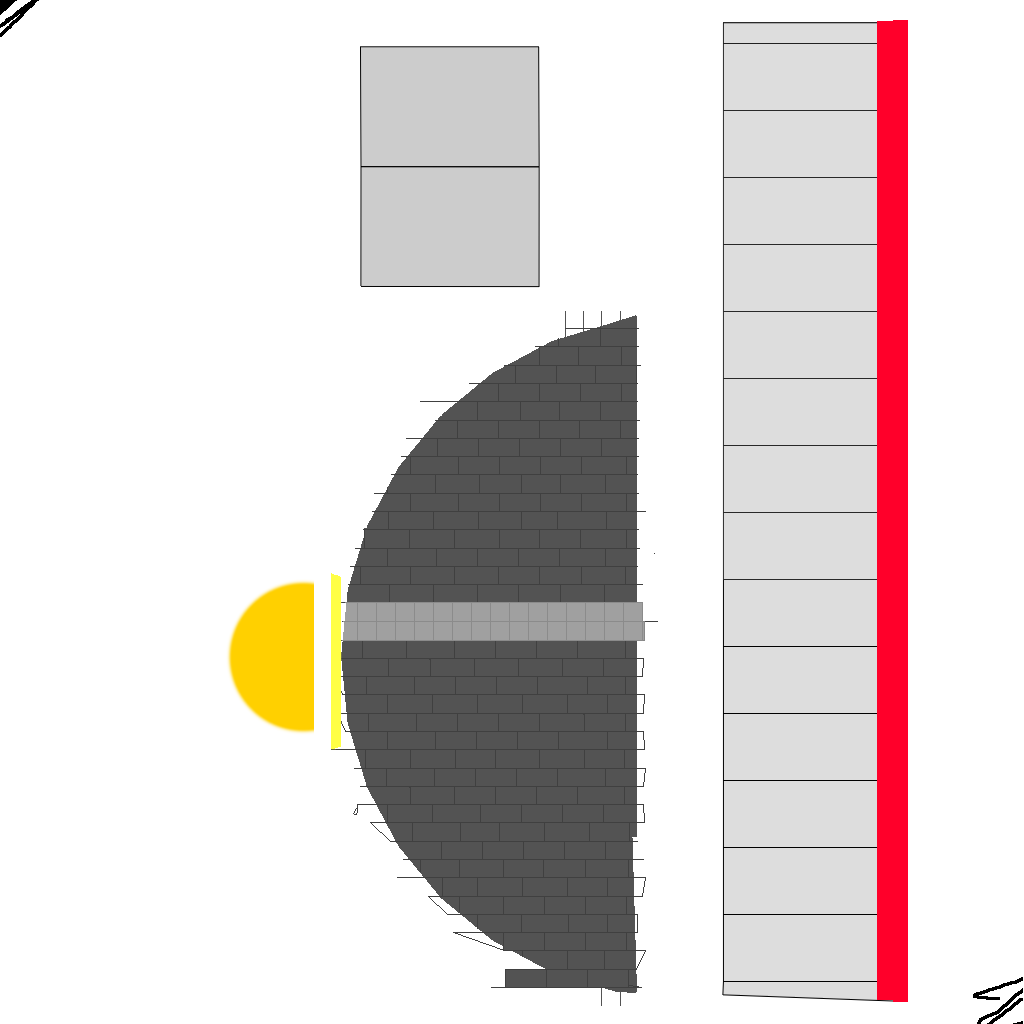
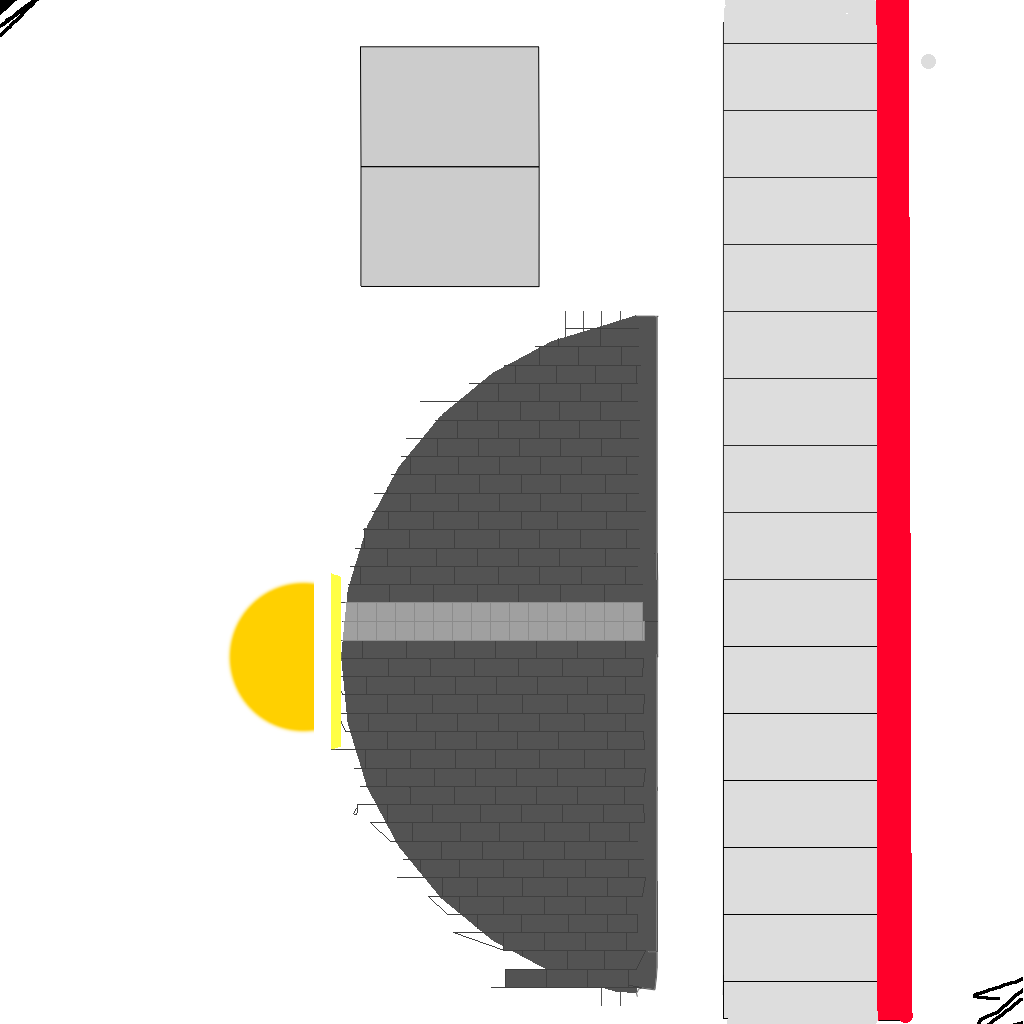
The second w=1024, h=1024 image is a revision of the first. Changes to its layers:
painted on "Layer 54" over (632, 0, 936, 1024)
